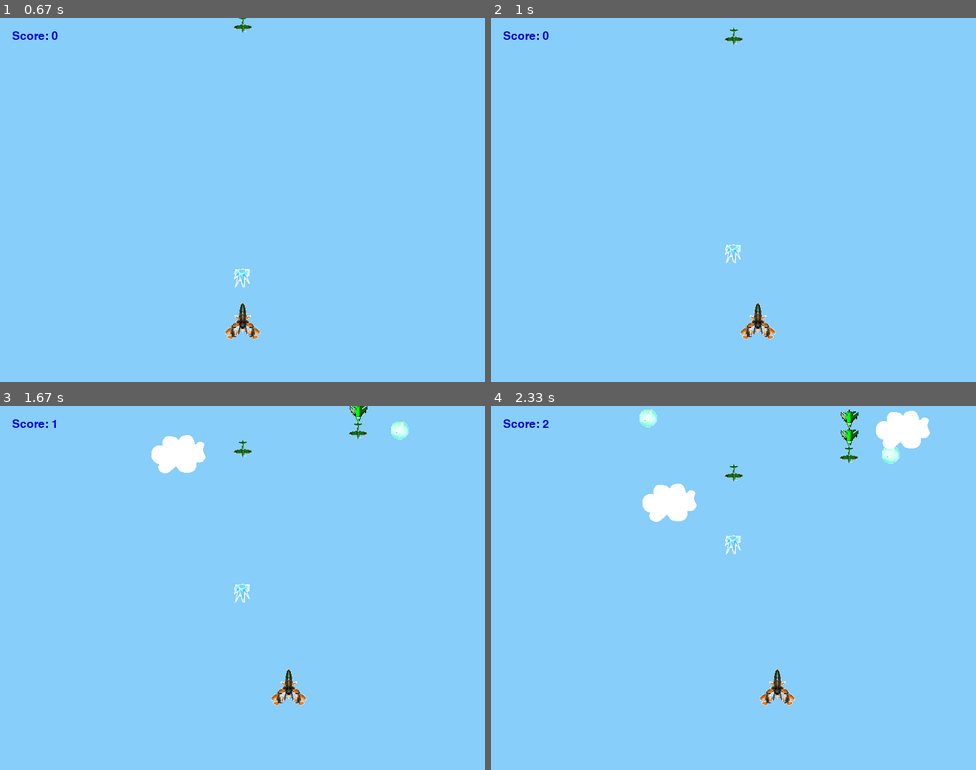
Above: before the commit, frames 1-4 (two rows, left to right).
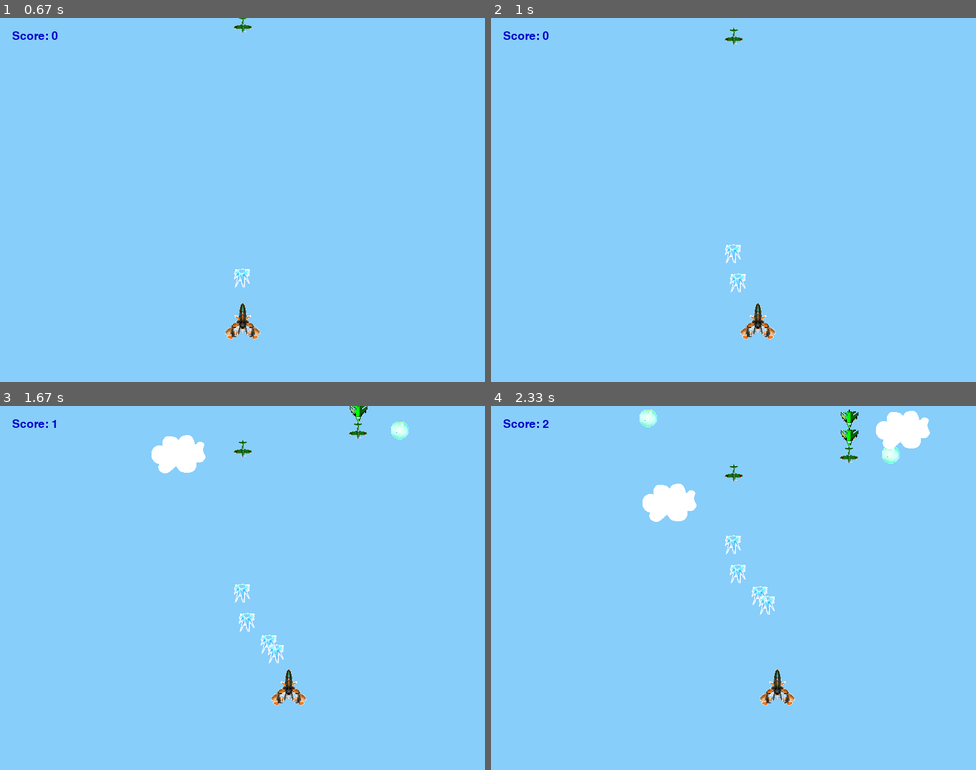
Above: after the commit, the same moments.

Repository: chauby/pygame_plane_war
Game: pygame game, started from playGame.py
Two runs of this game, one before a commit and one after it. Both use one fixed random seed, a clock stepped at 60 frames per second and the inputs below. The source is Python 2; it was converted automatically to run under Python 3.
Inputs:
- Up to frame 1 (0.67 s): tap Space at 0.33 s
- Up to frame 2 (1 s): hold Right from 0.67 s (still down); tap Space at 0.73 s
- Up to frame 3 (1.67 s): tap Space at 1.03, 1.23, 1.57 s; release Right at 1.13 s; hold Up 1.17-1.47 s; hold Right from 1.5 s (still down)
- Up to frame 4 (2.33 s): tap Space at 1.87, 2.07 s; release Right at 1.97 s; hold Left from 2 s (still down)

Frame 1 is identical in both runs. In frame 2, 0.1% of the frame differs, in the area x 49-53%, y 70-76%; in frame 3, 0.3%, in the area x 49-59%, y 56-71%; in frame 4, 0.3%.

Commit message:
加入了声音

Diff:
--- a/playGame.py
+++ b/playGame.py
@@ -3,6 +3,7 @@
 import pygame
 import random
 import time
+import os.path
 from datetime import datetime
 
 # import pygame.locals for easier access to key coordinates
@@ -14,6 +15,7 @@
 #定义游戏的屏幕大小
 width = 800
 hight = 600
+main_dir = os.path.split(os.path.abspath(__file__))[0]
 
 #定义Player类
 class Player(pygame.sprite.Sprite):
@@ -108,6 +110,20 @@
 		self.rect.move_ip(0, self.speed)
 		if self.rect.bottom > hight + 50:
 			self.kill()
+
+#定义声音类
+class dummysound:
+	def play(self):pass
+
+def load_sound(file):
+	if not pygame.mixer: return dummysound()
+	file = os.path.join(main_dir, 'data', file)
+	try:
+		sound = pygame.mixer.Sound(file)
+		return sound
+	except pygame.error:
+		print "warning, unnable to load, %s" % file
+	return dummysound()
 
 def show_text(surface_handle, pos, text, color, font_bold = False, font_size = 13, font_italic = False):
     '''''
@@ -175,6 +191,13 @@
 all_sprites = pygame.sprite.Group()
 all_sprites.add(player)
 
+#加入声音
+boom_sound = load_sound('boom.wav')
+shoot_sound = load_sound('shoot.wav')
+if pygame.mixer:
+	music = os.path.join(main_dir, 'data', 'hundouluo.mp3')
+	pygame.mixer.music.load(music)
+	pygame.mixer.music.play(-1)
 
 start_time = datetime.now()
 current_time = start_time
@@ -190,10 +213,11 @@
 			if event.key == K_ESCAPE:
 				running = False
 			elif event.key == K_SPACE:
-				if len(bullets) == 0:
+				if len(bullets) <= 3:
 					new_bullet = Bullet(player.rect[0] + 32, player.rect[1])
 					bullets.add(new_bullet)
 					all_sprites.add(new_bullet)
+					shoot_sound.play()
 
 		elif event.type == QUIT:
 			running = False
@@ -227,6 +251,7 @@
 	if pygame.sprite.spritecollideany(player, enemies):
 		player.kill()
 		game_over = True
+		boom_sound.play()
 
 	#击中敌人
 	if pygame.sprite.groupcollide(bullets, enemies, True, True):
Not shown, added: data/background_music.wav
Not shown, added: data/boom.wav
Not shown, added: data/hundouluo.mp3
Not shown, added: data/shoot.wav
